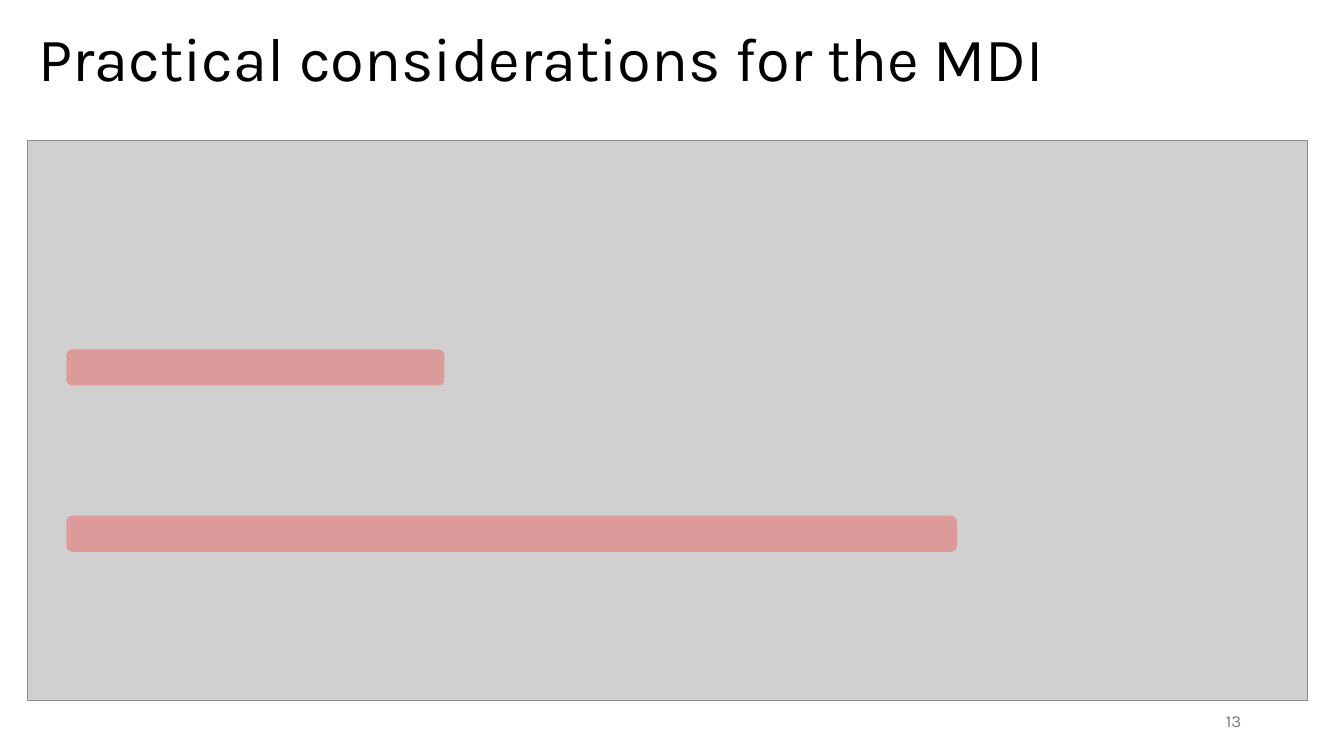
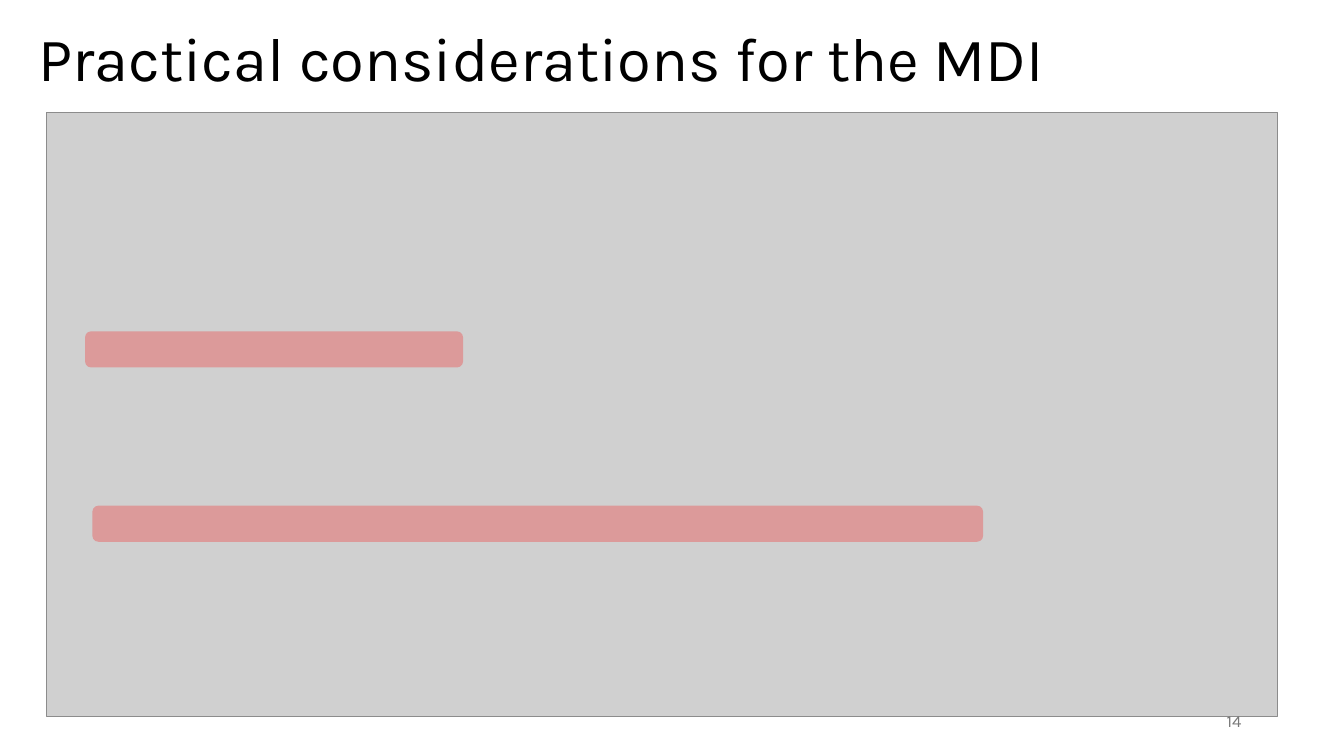
Before and after one commit to omroot/d2l_pytorch, a slide deck: slide 14 of mylearnings/mylecturenotes/ML4AM_Ch6_FeatureImportance.pptx (slide 13 before the commit). Drawn at 1344x756 pixels with LibreOffice and Linux fonts; fonts in the diff are those of the drawing; grey boxes stand for pictures. Boxes give left, top, right and bottom in pixels: in the first picture for what was removed or moved away, otherwise in the second. Text is boxed around its words. In the diff, an @@ line names an element or a change of style, - is before the commit and + after.

```diff
--- a/mylearnings/mylecturenotes/ML4AM_Ch6_FeatureImportance.pptx
+++ b/mylearnings/mylecturenotes/ML4AM_Ch6_FeatureImportance.pptx
@@ picture: place and size @@
-picture at (28, 140, 1309, 701)
+picture at (46, 112, 1278, 716)
@@ rounded rectangle: place and size @@
-rounded rectangle at (67, 350, 445, 386)
+rounded rectangle at (85, 332, 463, 368)
@@ rounded rectangle: place and size @@
-rounded rectangle at (67, 516, 958, 553)
+rounded rectangle at (93, 506, 984, 542)
@@ page number at (1227, 716, 1242, 727): text changed @@
-13
+14
```
Also in this commit, not shown: 9 other slides changed, 2 slides added.
